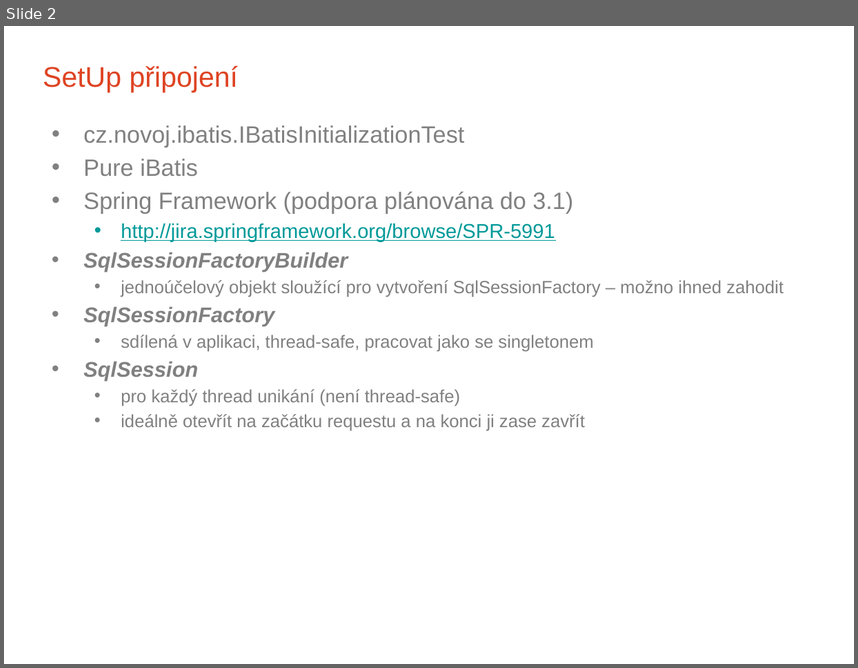
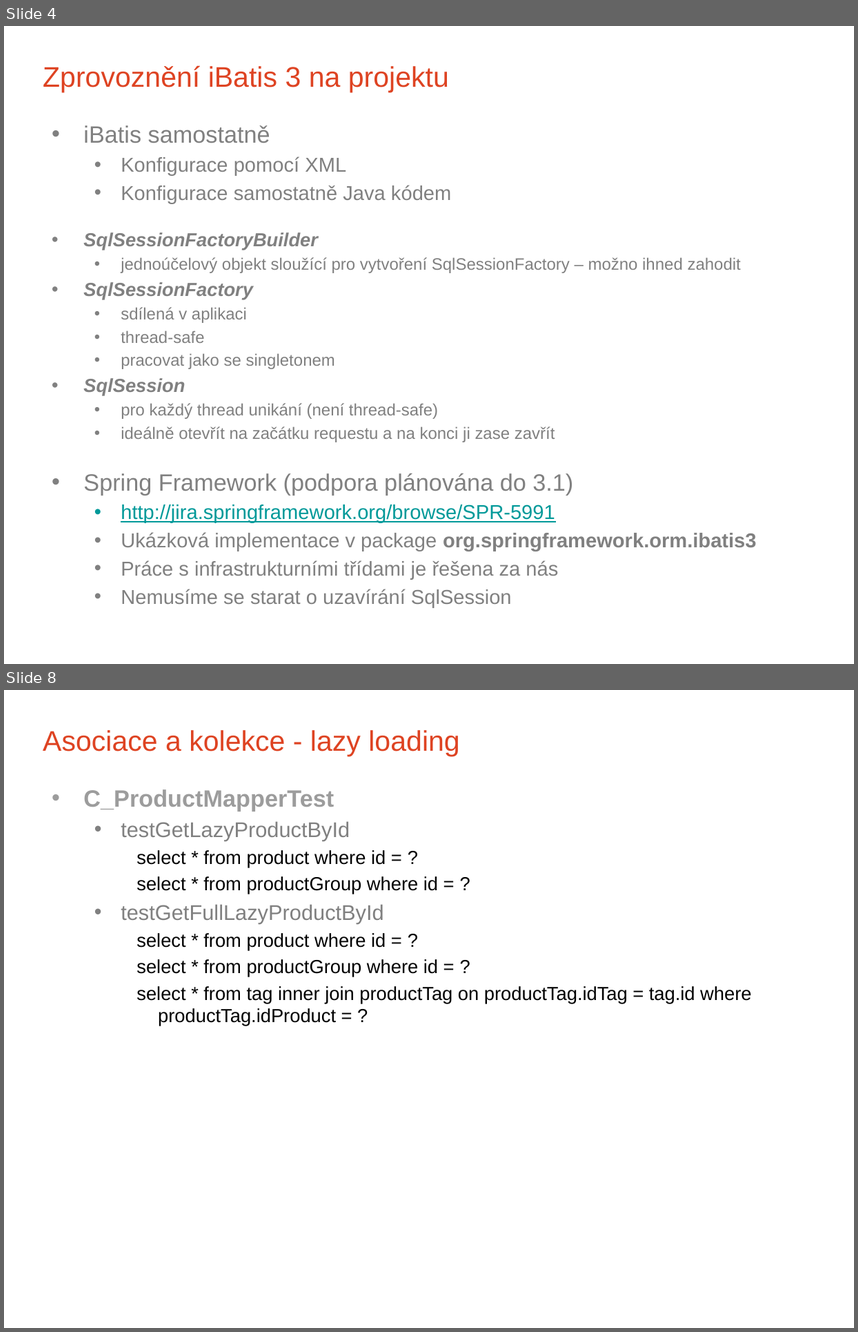
Before and after one commit to novoj/iBatisWorkShop, a slide deck: docs/iBatis 3 Workskop CZJUG.pptx. Shown one above the other, each under a label of ours: slide 2 before the commit, slides 4 and 8 after it; the slides between them are not shown. The pictures are 858x668 and 858x1332 pixels, drawn with LibreOffice and Linux fonts; fonts in the diff are those of the drawing; background and template pictures are left out. Boxes give left, top, right and bottom in pixels: in the first picture for what was removed or moved away, otherwise in the second. Text is boxed around its words. In the diff, an @@ line names an element or a change of style, - is before the commit and + after.

```diff
--- a/docs/iBatis 3 Workskop CZJUG.pptx
+++ b/docs/iBatis 3 Workskop CZJUG.pptx
@@ slide 8 added at box(4, 690, 854, 1328), background picture (left out) @@
@@ title added at box(43, 730, 459, 756), 24 pt, text #DE4322 @@
+Asociace a kolekce - lazy loading
@@ text added at box(83, 789, 751, 1026), 16 pt, text #000000 @@
+• C_ProductMapperTest
+  • testGetLazyProductById
+    select * from product where id = ?
+    select * from productGroup where id = ?
+  • testGetFullLazyProductById
+    select * from product where id = ?
+    select * from productGroup where id = ?
+    select * from tag inner join productTag on productTag.idTag = tag.id where productTag.idProduct = ?
@@ text added at box(47, 1297, 543, 1328), 14 pt, text #FFFFFF, bold @@
+www.fg.cz
@@ page number added at box(626, 1299, 829, 1328), 14 pt, text #FFFFFF, bold @@
+8
@@ what was slide 2 is now slide 4 @@
@@ slide 4 changed as well @@
@@ title at box(43, 65, 449, 92): text changed @@
-SetUp připojení
+Zprovoznění iBatis 3 na projektu
@@ text at box(83, 125, 451, 203): text changed; size 20 to 17 pt @@
-• cz.novoj.ibatis.IBatisInitializationTest
-• Pure iBatis
-• Spring Framework (podpora plánována do 3.1)
-  • http://jira.springframework.org/browse/SPR-5991
+• iBatis samostatně
+  • Konfigurace pomocí XML
+  • Konfigurace samostatně Java kódem
@@ text at box(83, 232, 741, 442): size 18 to 16 pt in "SqlSessionFactoryBuilder", "SqlSessionFactory", "SqlSession"; size 15 to 14 pt in "jednoúčelový objekt sloužící pro vytvoření SqlSessionFactory ...", "pro každý thread unikání (není thread-safe)", "ideálně otevřít na začátku requestu a na ..." @@
@@ text at box(121, 307, 335, 369): text changed; size 15 to 14 pt @@
-  • sdílená v aplikaci, thread-safe, pracovat jako se singletonem
+  • sdílená v aplikaci
+  • thread-safe
+  • pracovat jako se singletonem
@@ text at box(83, 473, 757, 607): paragraphs added @@
+• Spring Framework (podpora plánována do 3.1)
+  • http://jira.springframework.org/browse/SPR-5991
+  • Ukázková implementace v package org.springframework.orm.ibatis3
+  • Práce s infrastrukturními třídami je řešena za nás
+  • Nemusíme se starat o uzavírání SqlSession
```
Also in this commit, not shown: 3 other slides changed, 8 other slides added.
